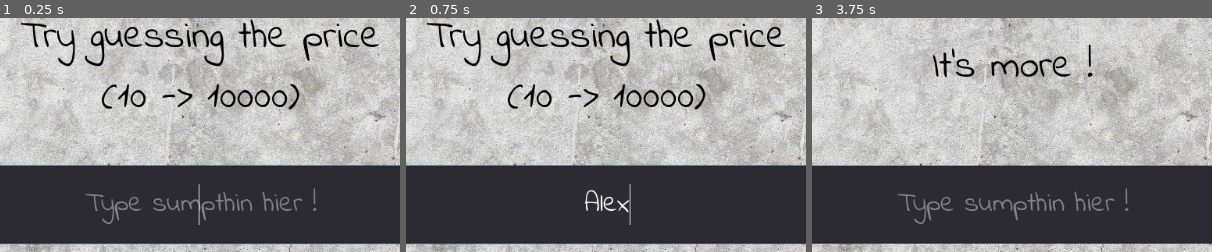
Above: before the commit, frames 1-3 (left to right).
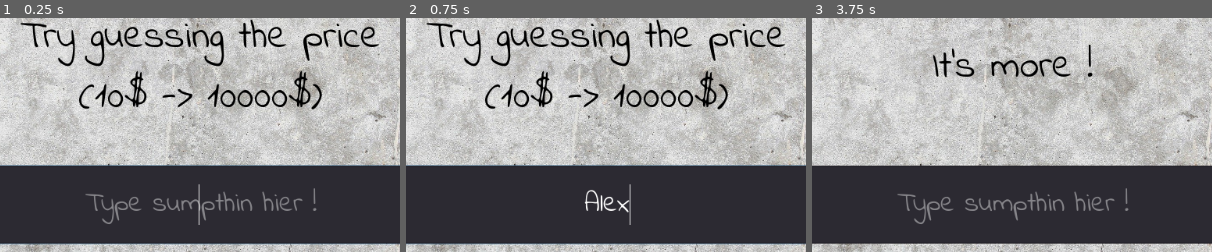
Above: after the commit, the same moments.

Repository: nasroykh/Guesstheprice-godot
Game: Godot game, scene res://GuessThePrice.tscn
Same seed, same stepped clock (60 frames per second), same inputs: the game is played once before the commit and once after it.
Inputs (mouse positions are % of the whole screen's width and height, from its top left):
- Up to frame 1 (0.25 s): no input
- Up to frame 2 (0.75 s): click (50, 63) at 0.52 s; type "Alex" at 0.6 s
- Up to frame 3 (3.75 s): click "Replay" at 1.25 s; click "Replay" at 2 s; click "Replay" at 2.75 s; click "Enter" at 3.5 s
The pictures show only the part of the screen within x 25-75%, y 23-73%; the shares and areas given below are measured in that part.

The runs differ from the first frame. In frame 1, 1.4% of the frame differs, in the area x 19-81%, y 22-40%; in frame 2, 1.4%; in frame 3, nothing differs.

Commit message:
fixed display

Diff:
--- a/GuessThePrice.tscn
+++ b/GuessThePrice.tscn
@@ -48,41 +48,41 @@
 }
 
 [node name="Attempts" type="Label" parent="VBoxContainer"]
-margin_top = 40.0
+margin_top = 20.0
 margin_right = 984.0
-margin_bottom = 78.0
-custom_fonts/font = SubResource( 4 )
+margin_bottom = 58.0
+custom_fonts/font = SubResource( 1 )
 custom_colors/font_color = Color( 0, 0, 0, 1 )
 text = "Attempts : 0/20"
 align = 2
 
 [node name="PlayerDisplay" type="Label" parent="VBoxContainer"]
-margin_top = 128.0
+margin_top = 108.0
 margin_right = 984.0
-margin_bottom = 279.0
+margin_bottom = 259.0
 rect_min_size = Vector2( 0, 151 )
-custom_fonts/font = SubResource( 1 )
+custom_fonts/font = SubResource( 2 )
 custom_colors/font_color = Color( 0, 0, 0, 1 )
 text = "Try guessing the price
-(10 -> 10000)"
+(10$ -> 10000$)"
 align = 1
 valign = 1
 
 [node name="PlayerInput" type="LineEdit" parent="VBoxContainer"]
-margin_top = 329.0
+margin_top = 309.0
 margin_right = 984.0
-margin_bottom = 429.0
+margin_bottom = 409.0
 rect_min_size = Vector2( 0, 100 )
-custom_fonts/font = SubResource( 2 )
+custom_fonts/font = SubResource( 3 )
 custom_colors/font_color = Color( 1, 1, 1, 1 )
 align = 1
 placeholder_text = "Type sumpthin hier !"
 placeholder_alpha = 0.428
 
 [node name="HBoxContainer" type="HBoxContainer" parent="VBoxContainer"]
-margin_top = 479.0
+margin_top = 459.0
 margin_right = 984.0
-margin_bottom = 559.0
+margin_bottom = 539.0
 rect_min_size = Vector2( 0, 80 )
 custom_constants/separation = 50
 alignment = 1
Not shown: 3 places in GuessThePrice.tscn that only renumber resources
